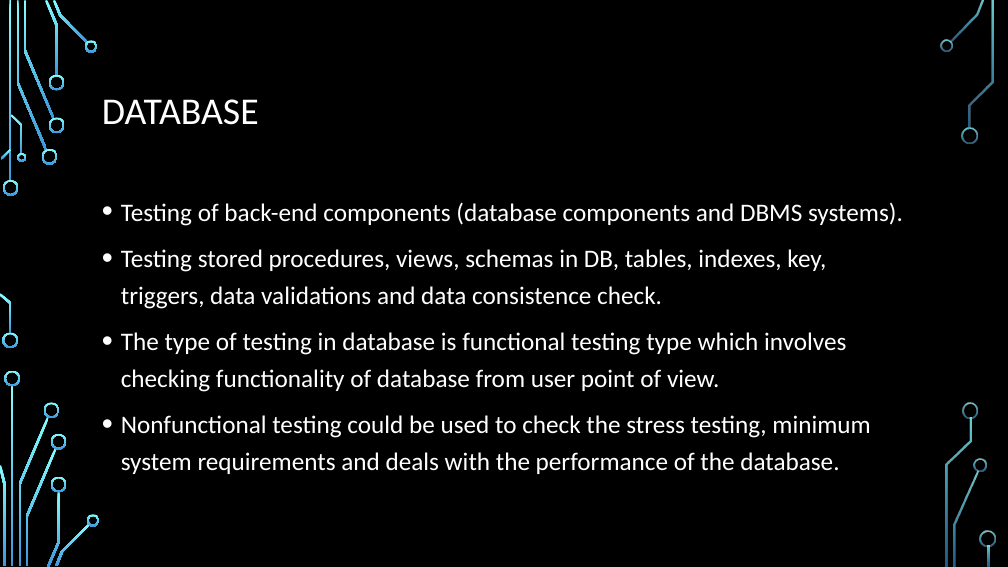
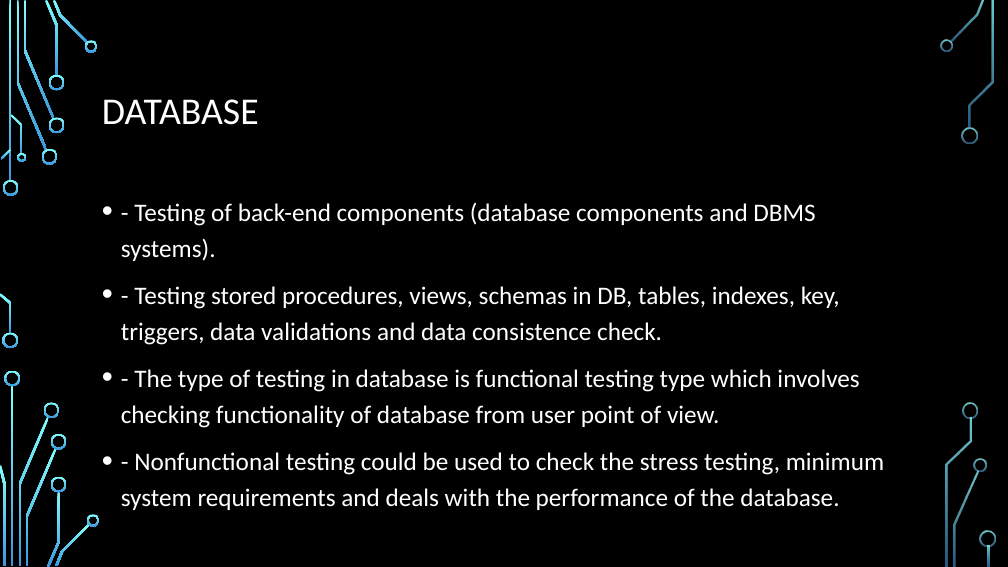
Before and after one commit to dontaylor6000/Group27_Tracker, a slide deck: slide 29 of Documentation/PDR.pptx (slide 28 before the commit). Drawn at 1008x567 pixels with LibreOffice and Linux fonts; fonts in the diff are those of the drawing; background and template pictures are left out. Boxes give left, top, right and bottom in pixels: in the first picture for what was removed or moved away, otherwise in the second. Text is boxed around its words. In the diff, an @@ line names an element or a change of style, - is before the commit and + after.

```diff
--- a/Documentation/PDR.pptx
+++ b/Documentation/PDR.pptx
@@ text at [121, 203, 884, 510]: text changed @@
-• Testing of back-end components (database components and DBMS systems).
-• Testing stored procedures, views, schemas in DB, tables, indexes, key, triggers, data validations and data consistence check.
-• The type of testing in database is functional testing type which involves checking functionality of database from user point of view.
-• Nonfunctional testing could be used to check the stress testing, minimum system requirements and deals with the performance of the database.
+• - Testing of back-end components (database components and DBMS systems).
+• - Testing stored procedures, views, schemas in DB, tables, indexes, key, triggers, data validations and data consistence check.
+• - The type of testing in database is functional testing type which involves checking functionality of database from user point of view.
+• - Nonfunctional testing could be used to check the stress testing, minimum system requirements and deals with the performance of the database.
```
Also in this commit, not shown: 11 other slides changed, 2 slides added, 1 slide removed.
